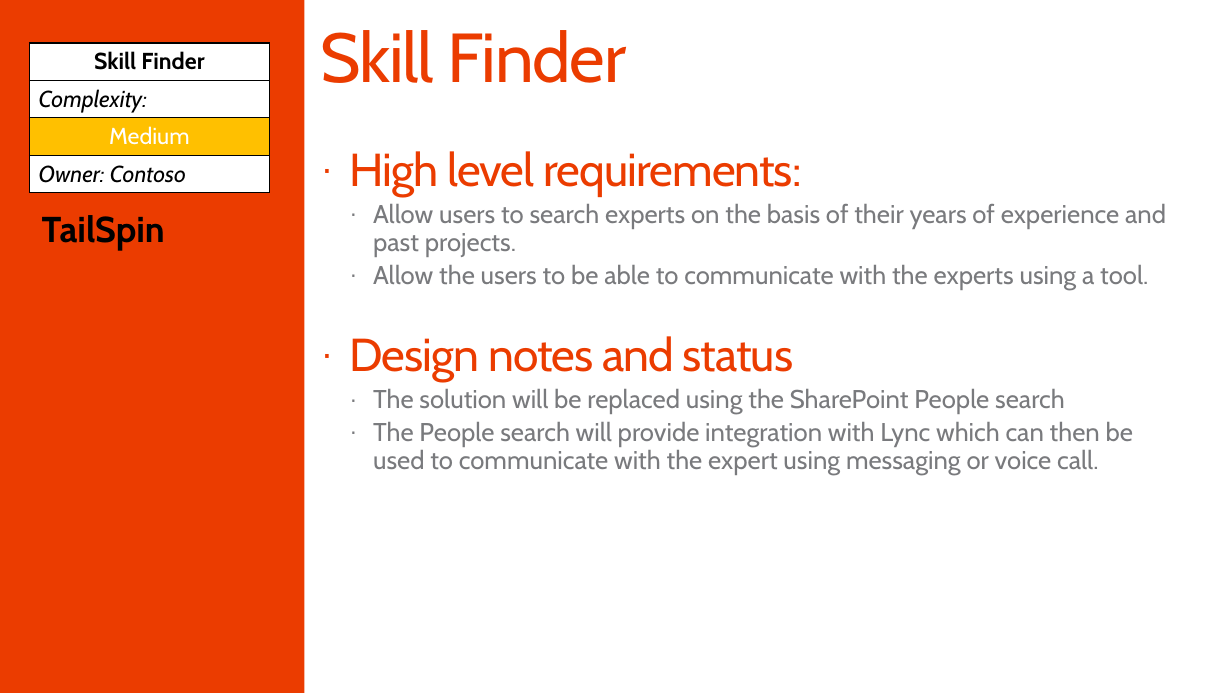
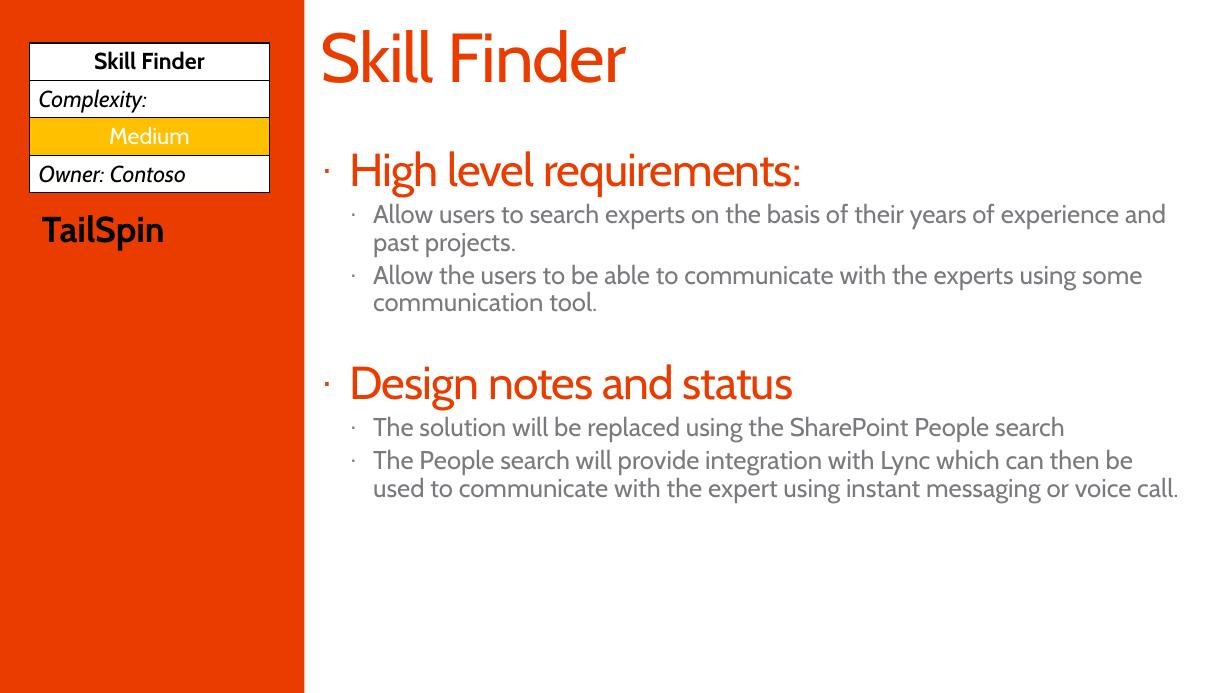
Before and after one commit to SharePoint/PnP-Guidance, a slide deck: slide 18 of PnP Transformation Process/Samples/PnP Transformation - Solution Design Report - Contoso.pptx. Drawn at 1232x693 pixels with LibreOffice and Linux fonts; fonts in the diff are those of the drawing; background and template pictures are left out. Boxes give left, top, right and bottom in pixels: in the first picture for what was removed or moved away, otherwise in the second. Text is boxed around its words. In the diff, an @@ line names an element or a change of style, - is before the commit and + after.

```diff
--- a/PnP Transformation Process/Samples/PnP Transformation - Solution Design Report - Contoso.pptx
+++ b/PnP Transformation Process/Samples/PnP Transformation - Solution Design Report - Contoso.pptx
@@ text at (373, 265, 1142, 311): text changed @@
-  · Allow the users to be able to communicate with the experts using a tool.
+  · Allow the users to be able to communicate with the experts using some communication tool.
@@ text at (373, 450, 1178, 502): text changed @@
-  · The People search will provide integration with Lync which can then be used to communicate with the expert using messaging or voice call.
+  · The People search will provide integration with Lync which can then be used to communicate with the expert using instant messaging or voice call.
```
Also in this commit, not shown: 2 other slides changed, 3 other files.
